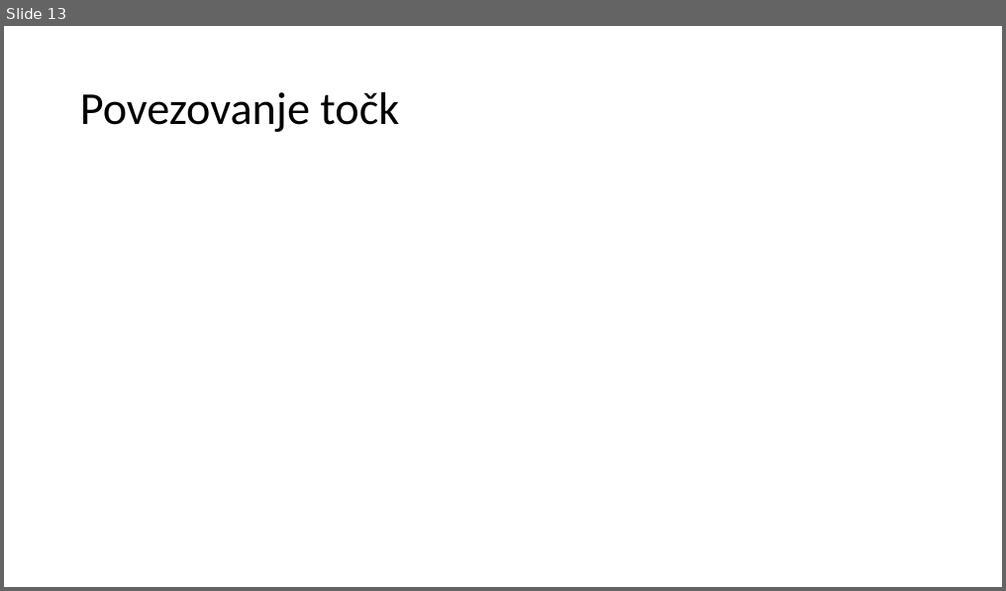
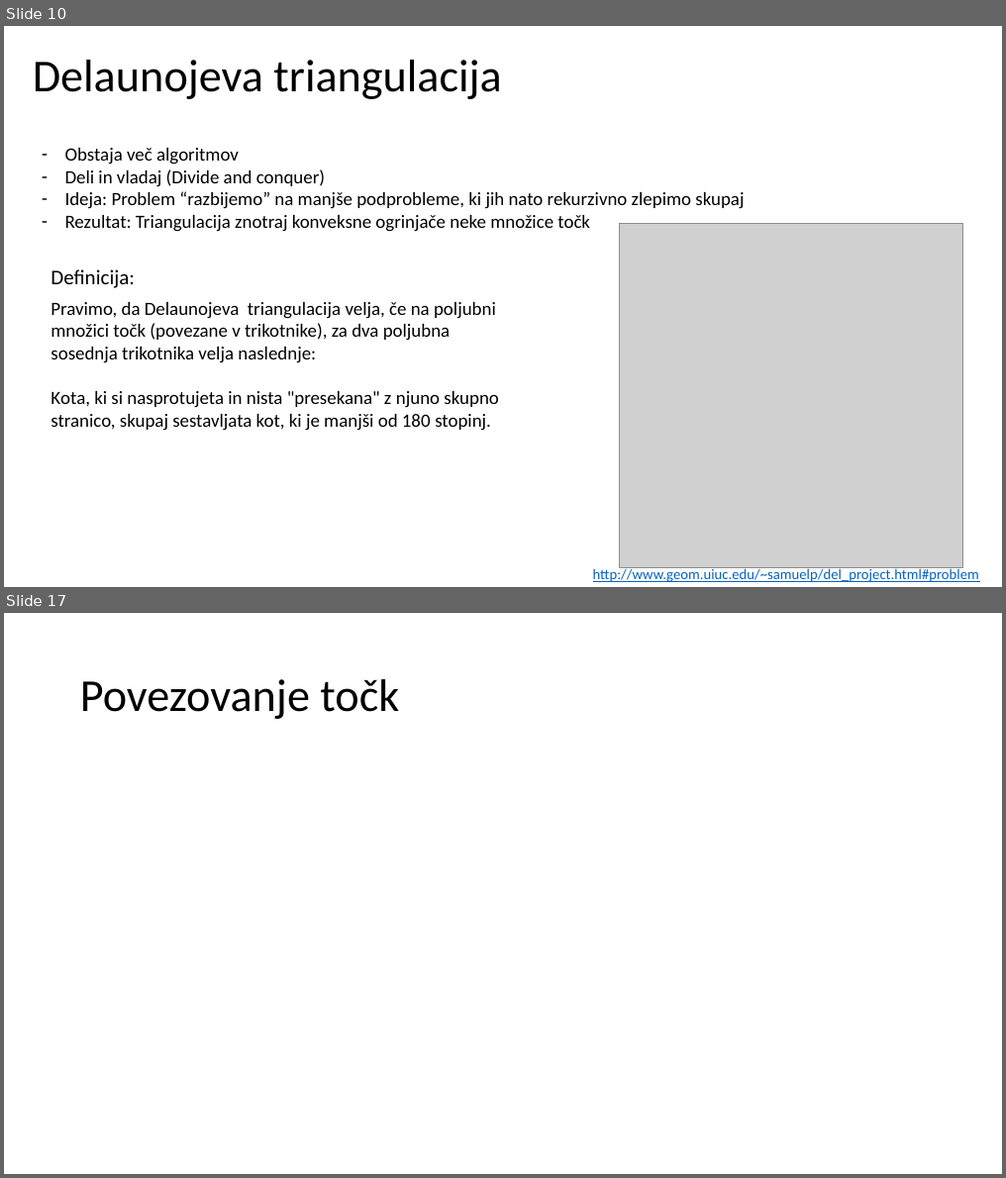
Before and after one commit to 15minutOdmora/voronoi_diagram, a slide deck: predstavitev/Vornoievi_diagrami.pptx. Shown one above the other, each under a label of ours: slide 13 before the commit, slides 10 and 17 after it; the slides between them are not shown. The pictures are 1006x591 and 1006x1178 pixels, drawn with LibreOffice and Linux fonts; fonts in the diff are those of the drawing; grey boxes stand for pictures. Boxes give left, top, right and bottom in pixels: in the first picture for what was removed or moved away, otherwise in the second. Text is boxed around its words. In the diff, an @@ line names an element or a change of style, - is before the commit and + after.

```diff
--- a/predstavitev/Vornoievi_diagrami.pptx
+++ b/predstavitev/Vornoievi_diagrami.pptx
@@ slide 10 added at (x1=4, y1=26, x2=1002, y2=587), background #FFFFFF @@
@@ title added at (x1=33, y1=60, x2=501, y2=99), 44 pt, text #000000 @@
+Delaunojeva triangulacija
@@ text added at (x1=65, y1=148, x2=744, y2=232), 18 pt, text #000000 @@
+– Obstaja več algoritmov
+– Deli in vladaj (Divide and conquer)
+– Ideja: Problem “razbijemo” na manjše podprobleme, ki jih nato rekurzivno zlepimo skupaj
+– Rezultat: Triangulacija znotraj konveksne ogrinjače neke množice točk
@@ picture added at (x1=620, y1=223, x2=963, y2=568) @@
@@ text added at (x1=51, y1=270, x2=135, y2=288), 20 pt, text #000000 @@
+Definicija:
@@ text added at (x1=51, y1=302, x2=498, y2=431), 18 pt, text #000000 @@
+Pravimo, da Delaunojeva triangulacija velja, če na poljubni množici točk (povezane v trikotnike), za dva poljubna sosednja trikotnika velja naslednje:
+Kota, ki si nasprotujeta in nista "presekana" z njuno skupno stranico, skupaj sestavljata kot, ki je manjši od 180 stopinj.
@@ text added at (x1=593, y1=568, x2=979, y2=582), 14 pt, text #0563C1, underline @@
+http://www.geom.uiuc.edu/~samuelp/del_project.html#problem
@@ what was slide 13 is now slide 17 @@
```
Also in this commit, not shown: 2 slides changed, 7 other slides added, 4 slides removed, 1 other file.
